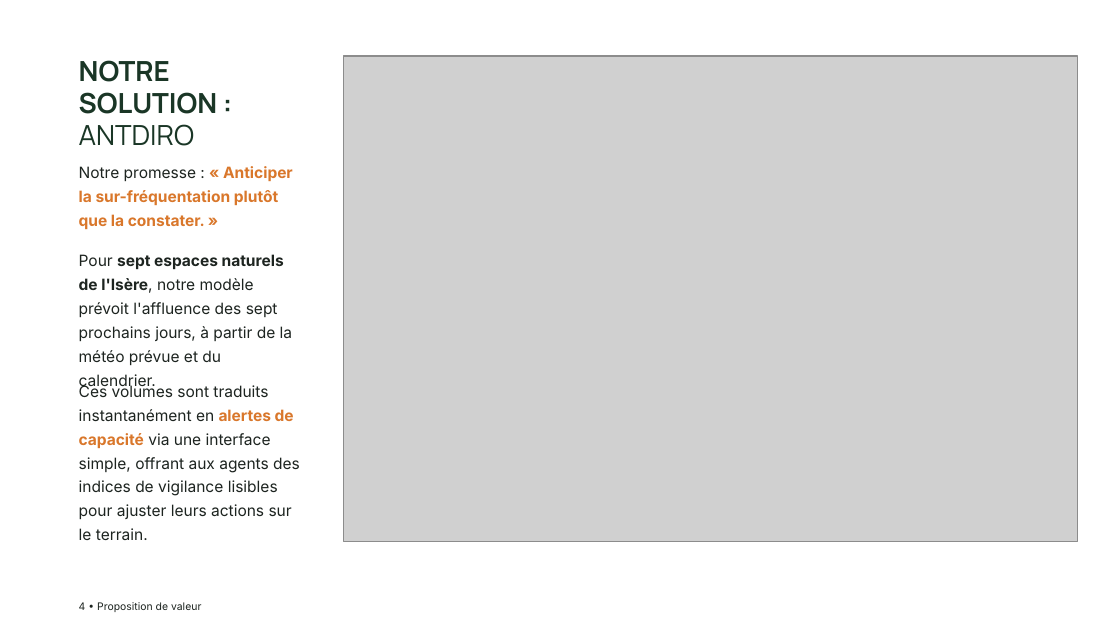
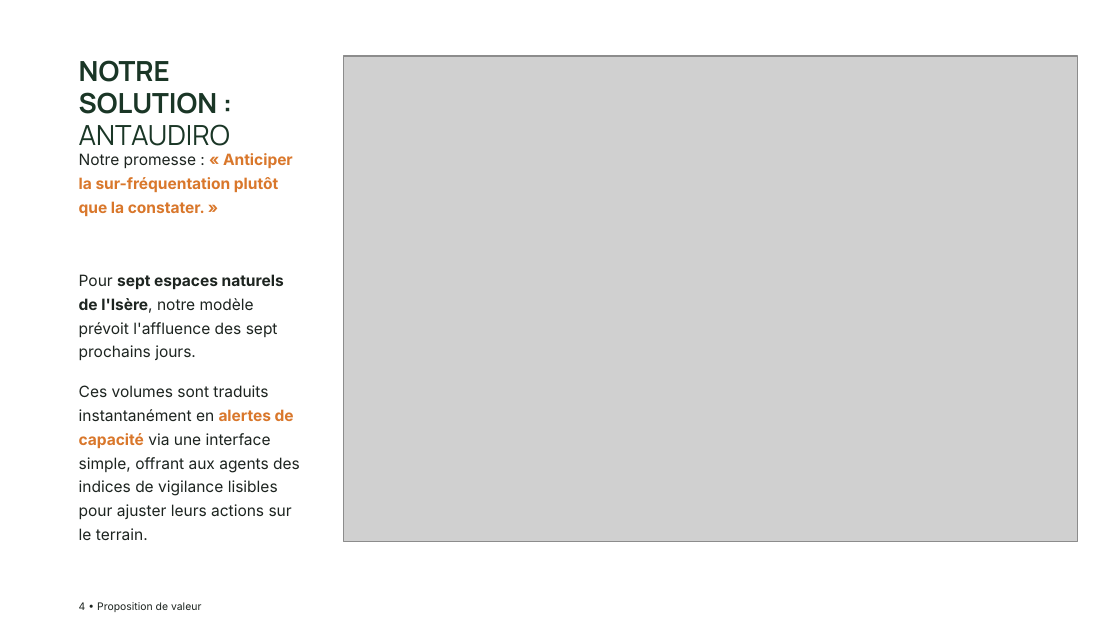
Before and after one commit to Claken/HACKATHON-DGE, a slide deck: slide 4 of livrable/Equipe 2 - Slides.pptx. Drawn at 1120x630 pixels with LibreOffice and Linux fonts; fonts in the diff are those of the drawing; grey boxes stand for pictures; background and template pictures are left out. Boxes give left, top, right and bottom in pixels: in the first picture for what was removed or moved away, otherwise in the second. Text is boxed around its words. In the diff, an @@ line names an element or a change of style, - is before the commit and + after.

Commit message:
update update again

```diff
--- a/livrable/Equipe 2 - Slides.pptx
+++ b/livrable/Equipe 2 - Slides.pptx
@@ text at [79,60,230,146]: text changed @@
-NOTRE SOLUTION : ANTDIRO
+NOTRE SOLUTION : ANTAUDIRO
@@ text "Notre promesse : « Anticiper ...": place and size @@
-text "Notre promesse : « Anticiper ..." at [79,166,293,229]
+text "Notre promesse : « Anticiper ..." at [79,153,293,216]
@@ text at [79,274,284,360]: text changed @@
-Pour sept espaces naturels de l'Isère, notre modèle prévoit l'affluence des sept prochains jours, à partir de la météo prévue et du calendrier.
+Pour sept espaces naturels de l'Isère, notre modèle prévoit l'affluence des sept prochains jours.
```
Also in this commit, not shown: 1 other slide changed.
